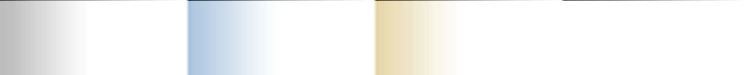
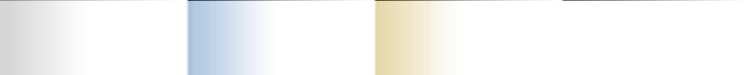
Layers edited between the first and the second (750, 75) image:
pixels changed over [0, 0, 187, 75] (layer not identified)
